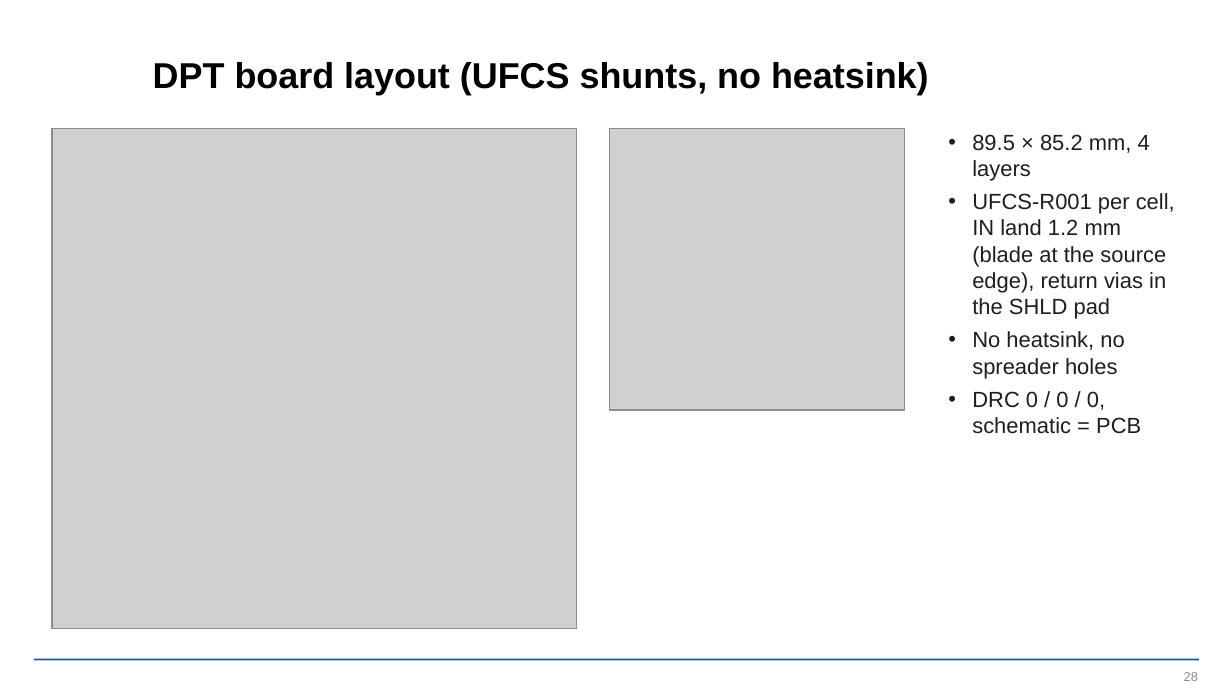
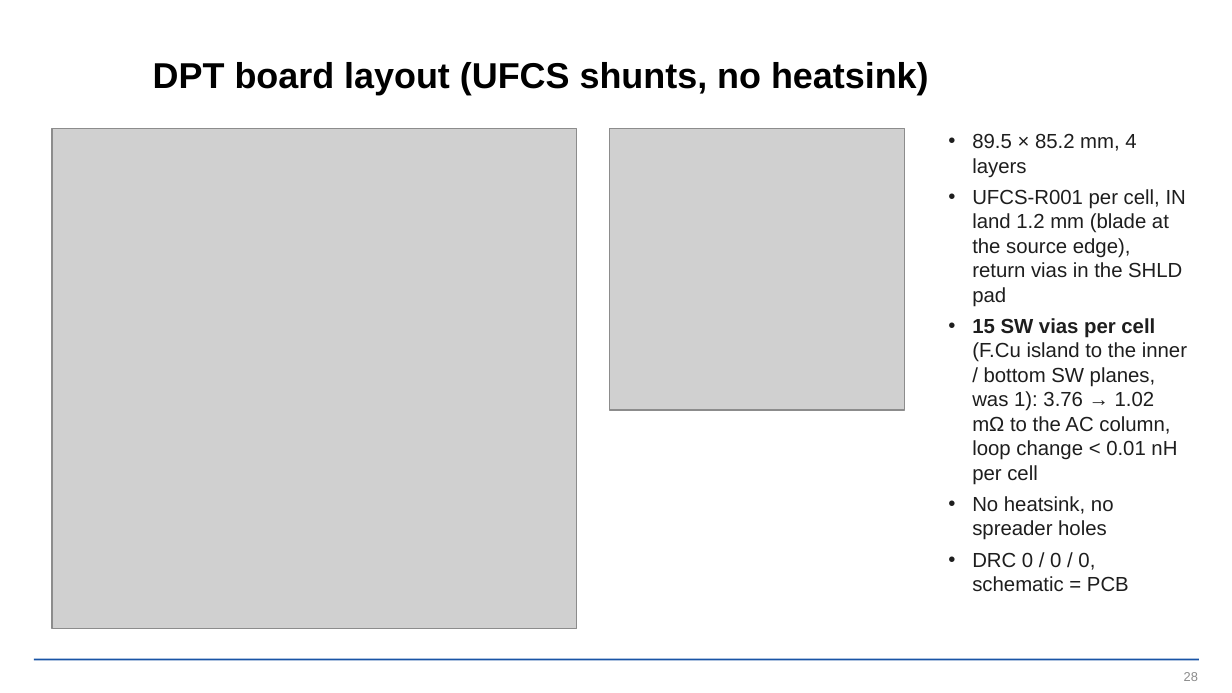
Before and after one commit to EnesAyaz/KTH, a slide deck: slide 28 of PCB-Design/reports/slides/spb_revb_design_flow.pptx. Drawn at 1232x693 pixels with LibreOffice and Linux fonts; fonts in the diff are those of the drawing; grey boxes stand for pictures; background and template pictures are left out. Boxes give left, top, right and bottom in pixels: in the first picture for what was removed or moved away, otherwise in the second. Text is boxed around its words. In the diff, an @@ line names an element or a change of style, - is before the commit and + after.

```diff
--- a/PCB-Design/reports/slides/spb_revb_design_flow.pptx
+++ b/PCB-Design/reports/slides/spb_revb_design_flow.pptx
@@ text at box(972, 133, 1186, 592): size 12.8 to 11.9 pt in "89.5 × 85.2 mm, 4 layers", "UFCS-R001 per cell, IN land 1.2 mm ...", "No heatsink, no spreader holes", "DRC 0 / 0 / 0, schematic ..." @@
@@ text at box(972, 318, 1187, 485): paragraph added @@
+• 15 SW vias per cell (F.Cu island to the inner / bottom SW planes, was 1): 3.76 → 1.02 mΩ to the AC column, loop change < 0.01 nH per cell
```
Also in this commit, not shown: 24 other slides changed, 17 other files.
